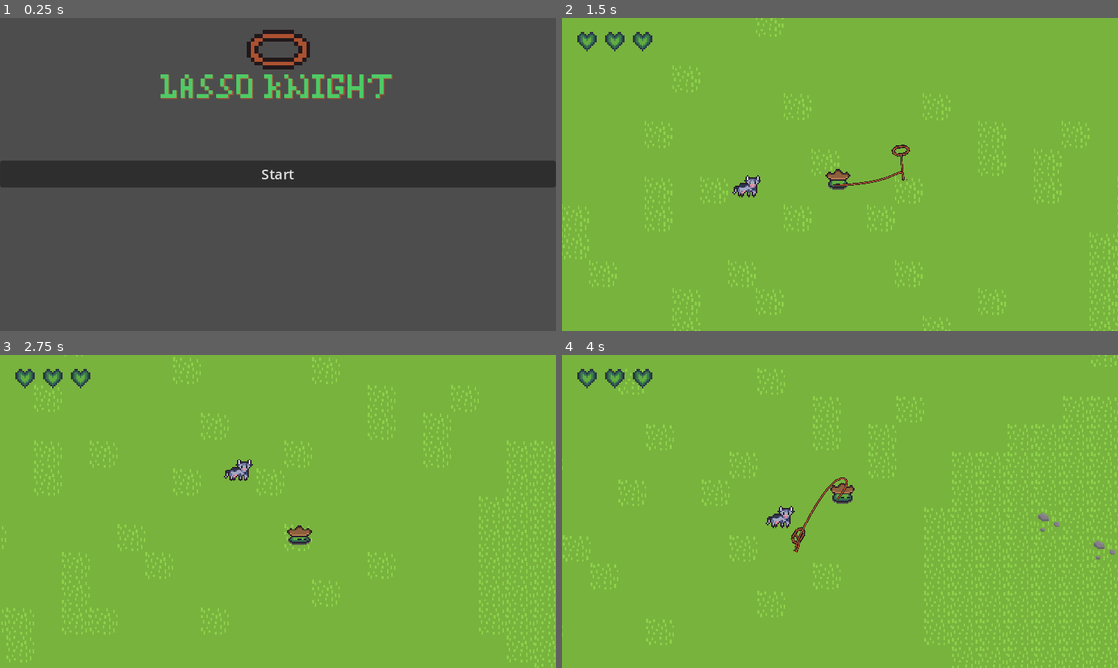
Above: before the commit, frames 1-4 (two rows, left to right).
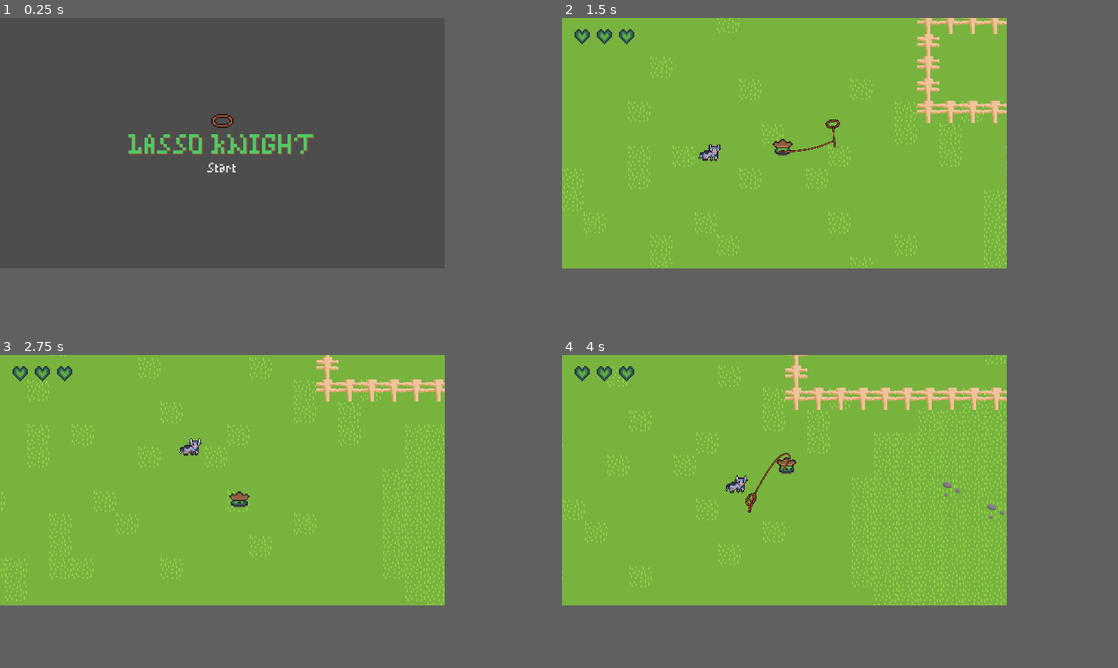
Above: after the commit, the same moments.

Repository: 2weeking/Lasso-Knight
Game: Godot game, scene res://levels/MainMenu.tscn
Two runs of this game, one before a commit and one after it. Both use one fixed random seed, a clock stepped at 60 frames per second and the inputs below.
Inputs (mouse positions are in pixels of both pictures, inside the frame that each line leads up to):
- Up to frame 1 (0.25 s): no input
- Up to frame 2 (1.5 s): click "Start" at 0.5 s; move the mouse to (962, 158) at 1.27 s; hold D (right) from 1.28 s (still down); click (962, 158) at 1.35 s
- Up to frame 3 (2.75 s): move the mouse to (166, 527) at 2.02 s; release D (right) at 2.03 s; hold S (down) from 2.03 s (still down); click (166, 527) at 2.1 s
- Up to frame 4 (4 s): move the mouse to (895, 442) at 2.77 s; release S (down) at 2.78 s; hold D (right) 2.78-3.53 s; click (895, 442) at 2.85 s; move the mouse to (812, 574) at 3.52 s; hold W (up) from 3.53 s (still down); click (812, 574) at 3.6 s
In our replay, the window is 800x450 before the commit and 640x360 after it. These sizes can differ from the game's own. Grey fills any space a smaller window leaves; there, only what the larger window draws over its background counts as a difference.

The runs differ from the first frame. In frame 1, 12% of the frame differs, in the area x 0-100%, y 3-54%; in frame 2, 6.8%; in frame 3, 8.2%; in frame 4, 13%, in the area x 0-100%, y 0-100%.

Commit message:
Better mainmenu + pixly effect??

Diff:
--- a/levels/MainMenu.tscn
+++ b/levels/MainMenu.tscn
@@ -9,28 +9,36 @@
 anchors_preset = 15
 anchor_right = 1.0
 anchor_bottom = 1.0
+grow_horizontal = 2
+grow_vertical = 2
 script = ExtResource("1")
 
-[node name="TextureRect" type="TextureRect" parent="."]
+[node name="VBoxContainer" type="VBoxContainer" parent="."]
 layout_mode = 1
-anchors_preset = 5
+anchors_preset = 8
 anchor_left = 0.5
+anchor_top = 0.5
 anchor_right = 0.5
-offset_left = -36.5
-offset_right = 36.5
-offset_bottom = 73.0
+anchor_bottom = 0.5
+offset_left = -135.0
+offset_top = -48.0
+offset_right = 135.0
+offset_bottom = 48.0
 grow_horizontal = 2
+grow_vertical = 2
+alignment = 1
+
+[node name="AspectRatioContainer" type="AspectRatioContainer" parent="VBoxContainer"]
+layout_mode = 2
+size_flags_horizontal = 4
+size_flags_vertical = 0
+
+[node name="TextureRect" type="TextureRect" parent="VBoxContainer/AspectRatioContainer"]
+layout_mode = 2
 texture = ExtResource("3_7486a")
-metadata/_edit_use_anchors_ = true
 
-[node name="Title" type="Label" parent="."]
-layout_mode = 0
-anchor_left = 0.5
-anchor_right = 0.5
-offset_left = -320.0
-offset_top = 41.0
-offset_right = 320.0
-offset_bottom = 122.0
+[node name="Title" type="Label" parent="VBoxContainer"]
+layout_mode = 2
 theme = ExtResource("2_mrxyd")
 theme_override_colors/font_color = Color(0.305882, 0.796078, 0.396078, 1)
 theme_override_colors/font_shadow_color = Color(0.627451, 0.333333, 0.219608, 1)
@@ -40,25 +48,11 @@
 horizontal_alignment = 1
 vertical_alignment = 1
 
-[node name="VBoxContainer" type="VBoxContainer" parent="."]
-layout_mode = 0
-anchor_top = 0.5
-anchor_right = 1.0
-anchor_bottom = 0.5
-offset_top = -18.0
-offset_bottom = 18.0
-alignment = 1
-
 [node name="Start" type="Button" parent="VBoxContainer"]
 layout_mode = 2
-focus_neighbor_top = NodePath("../Quit")
+theme = ExtResource("2_mrxyd")
+theme_type_variation = &"FlatButton"
+theme_override_font_sizes/font_size = 16
 text = "Start"
 
-[node name="Quit" type="Button" parent="VBoxContainer"]
-visible = false
-layout_mode = 2
-focus_neighbor_bottom = NodePath("../Start")
-text = "Quit"
-
 [connection signal="pressed" from="VBoxContainer/Start" to="." method="_on_Enter_pressed"]
-[connection signal="pressed" from="VBoxContainer/Quit" to="." method="_on_Quit_pressed"]
--- a/levels/level_0.tscn
+++ b/levels/level_0.tscn
@@ -1,7 +1,8 @@
-[gd_scene load_steps=6 format=3 uid="uid://ob6xakhawilr"]
+[gd_scene load_steps=8 format=3 uid="uid://ob6xakhawilr"]
 
 [ext_resource type="Texture2D" uid="uid://cl4m7l27ouu3h" path="res://assets/Actual Tileset Lv1/Tilemappingwip grass-Sheet.png" id="1_5t3mx"]
 [ext_resource type="PackedScene" uid="uid://dja6ht0ohfpye" path="res://entities/knight/knight.tscn" id="1_l1ejl"]
+[ext_resource type="Texture2D" uid="uid://d21xq4114visc" path="res://assets/Actual Tileset Lv1/Fence.png" id="2_ner75"]
 [ext_resource type="PackedScene" uid="uid://kb5gbb0qudm3" path="res://entities/enemy/enemy.tscn" id="2_o46i8"]
 
 [sub_resource type="TileSetAtlasSource" id="TileSetAtlasSource_t3fa2"]
@@ -14,9 +15,15 @@
 0:1/0 = 0
 1:1/0 = 0
 
+[sub_resource type="TileSetAtlasSource" id="TileSetAtlasSource_k7vn3"]
+texture = ExtResource("2_ner75")
+texture_region_size = Vector2i(32, 32)
+0:0/0 = 0
+
 [sub_resource type="TileSet" id="TileSet_ce3xf"]
 tile_size = Vector2i(32, 32)
 sources/0 = SubResource("TileSetAtlasSource_t3fa2")
+sources/1 = SubResource("TileSetAtlasSource_k7vn3")
 
 [node name="Level0" type="Node2D"]
 
@@ -24,7 +31,10 @@
 tile_set = SubResource("TileSet_ce3xf")
 rendering_quadrant_size = 32
 format = 2
+layer_0/name = "ground"
 layer_0/tile_data = PackedInt32Array(917539, 0, 0, 983075, 0, 1, 917538, 0, 0, 983074, 0, 1, 917537, 0, 0, 983073, 0, 1 …(61706 unchanged characters)…
+layer_1/name = "ontop"
+layer_1/tile_data = PackedInt32Array(-393209, 1, 0, -393208, 1, 0, -393207, 1, 0, -393206, 1, 0, -393205, 1, 0, -393204, 1, 0, -393203, 1, 0, -393202, 1, 0, -393201, 1, 0, -393200, 1, 0, -393199, 1, 0, -393198, 1, 0, -393197, 1, 0, -393196, 1, 0, -327660, 1, 0, -262124, 1, 0, -196588, 1, 0, -131052, 1, 0, -131053, 1, 0, -131054, 1, 0, -131055, 1, 0, -131056, 1, 0, -131057, 1, 0, -131058, 1, 0, -131059, 1, 0, -131060, 1, 0, -131061, 1, 0, -131062, 1, 0, -131063, 1, 0, -131064, 1, 0, -131065, 1, 0, -196601, 1, 0, -262137, 1, 0, -327673, 1, 0)
 
 [node name="Knight" parent="." instance=ExtResource("1_l1ejl")]
 
--- a/project.godot
+++ b/project.godot
@@ -16,10 +16,11 @@
 
 [display]
 
-window/size/viewport_width=1280
-window/size/viewport_height=720
-window/stretch/mode="canvas_items"
-window/stretch/scale=2.0
+window/size/viewport_width=640
+window/size/viewport_height=360
+window/stretch/mode="viewport"
+window/stretch/aspect="expand"
+window/stretch/scale_mode="integer"
 
 [editor_plugins]
 
